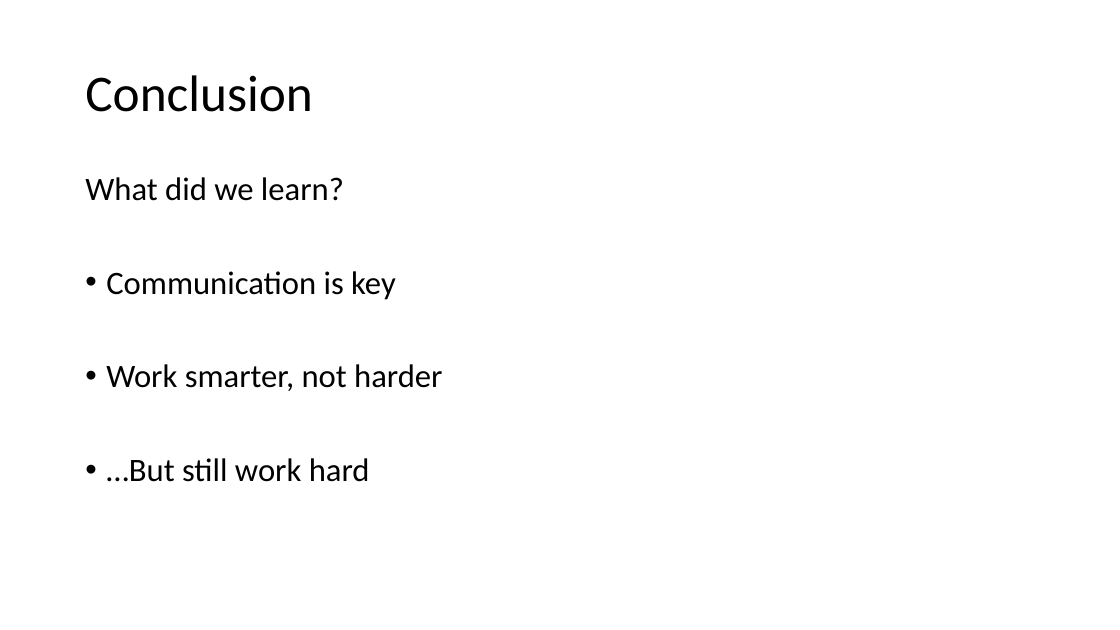
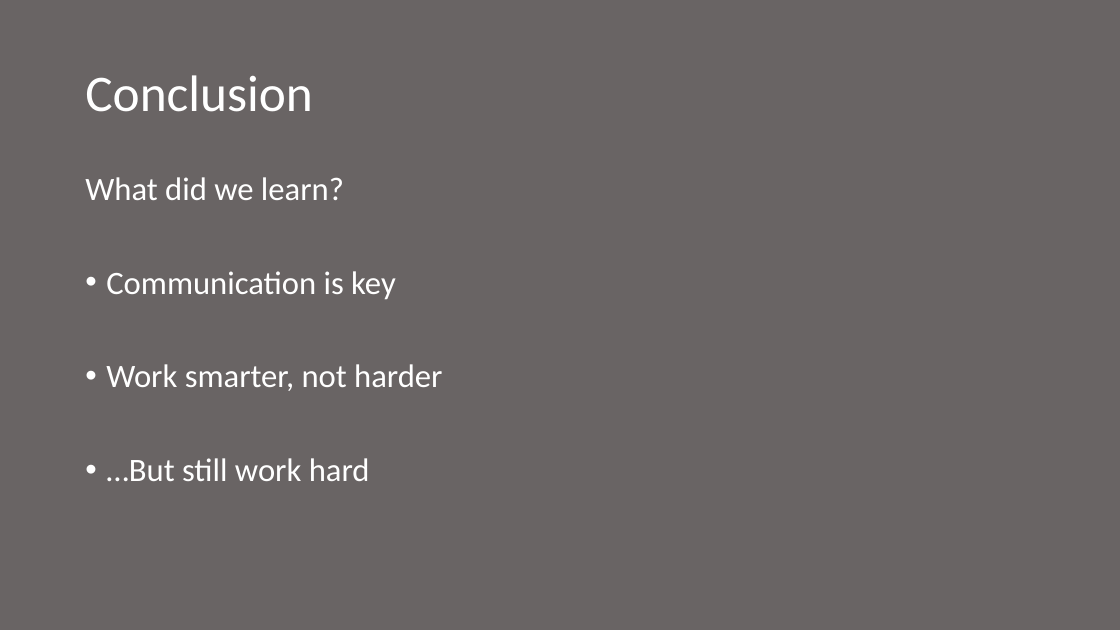
Before and after one commit to boltu11/DashForCash, a slide deck: slide 15 of Presentation.pptx (slide 9 before the commit). Drawn at 1120x630 pixels with LibreOffice and Linux fonts; fonts in the diff are those of the drawing. Boxes give left, top, right and bottom in pixels: in the first picture for what was removed or moved away, otherwise in the second. Text is boxed around its words. In the diff, an @@ line names an element or a change of style, - is before the commit and + after.

```diff
--- a/Presentation.pptx
+++ b/Presentation.pptx
@@ background #FFFFFF to #696464 @@
@@ title "Conclusion" at (x1=85, y1=75, x2=313, y2=112): text colour #000000 to #FFFFFF @@
@@ text "What did we learn?" at (x1=85, y1=177, x2=442, y2=481): text colour #000000 to #FFFFFF @@
```
Also in this commit, not shown: 8 other slides changed, 6 slides added, 2 other files.
